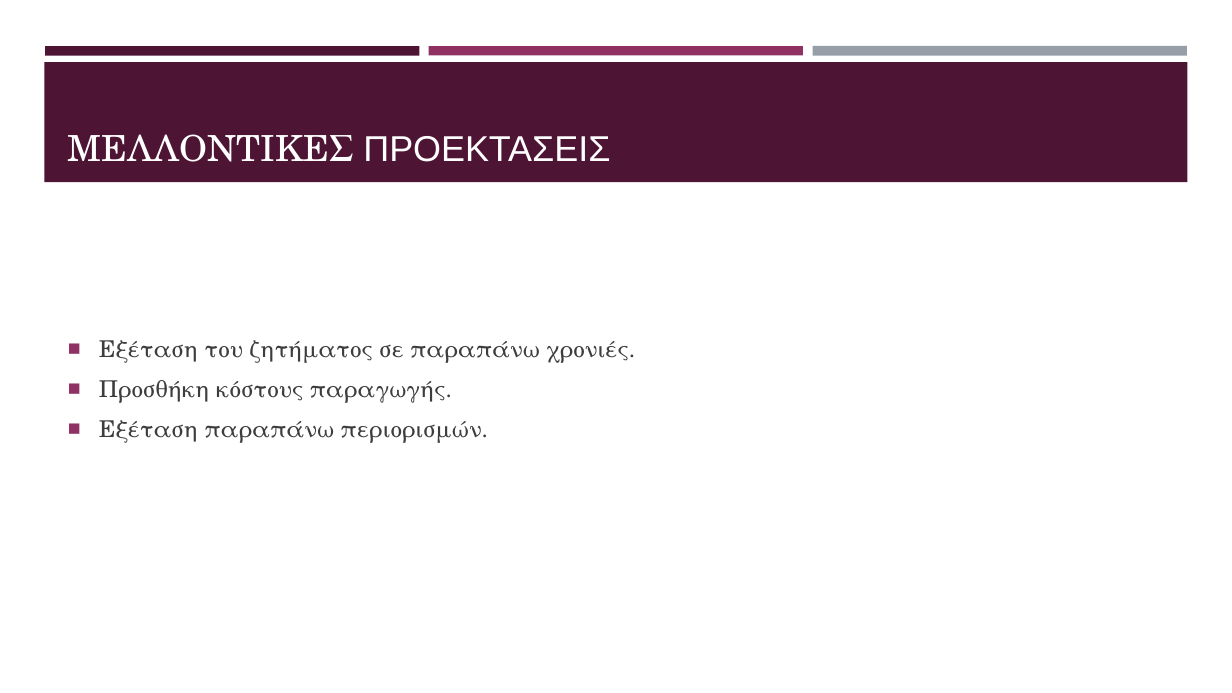
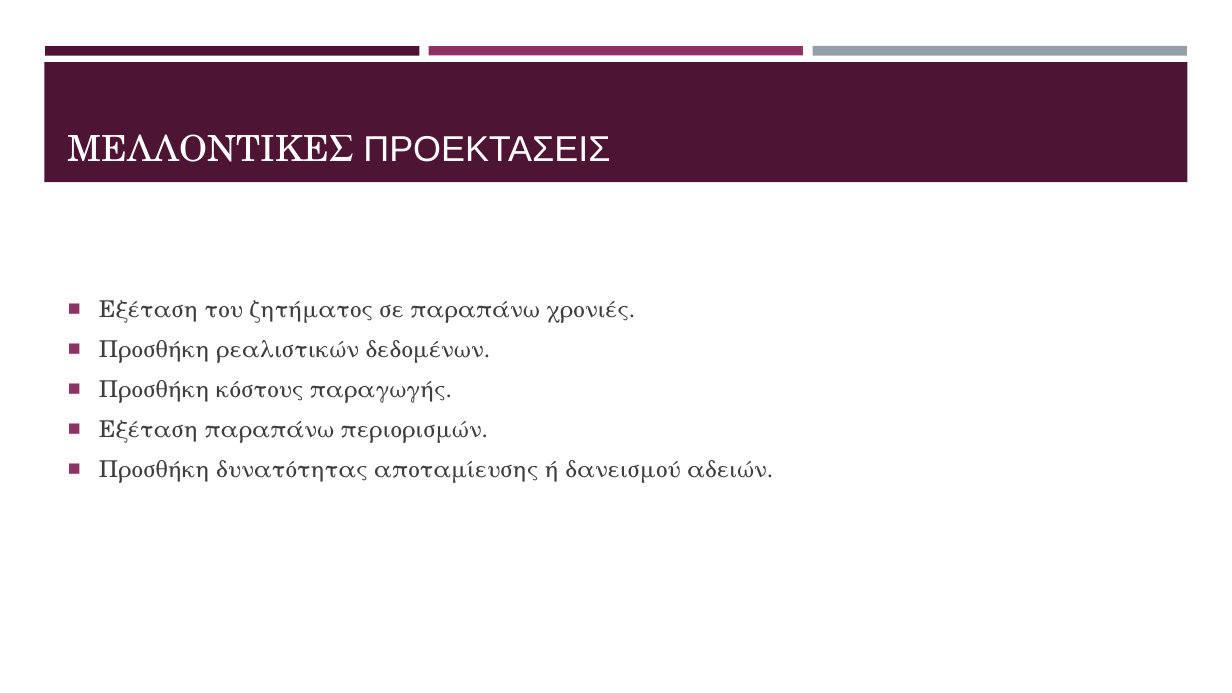
Before and after one commit to kwpap/Diplomatiki_kwpap_step_1, a slide deck: slide 38 of Thesis/Παρουσίαση.pptx (slide 37 before the commit). Drawn at 1232x693 pixels with LibreOffice and Linux fonts; fonts in the diff are those of the drawing. Boxes give left, top, right and bottom in pixels: in the first picture for what was removed or moved away, otherwise in the second. Text is boxed around its words. In the diff, an @@ line names an element or a change of style, - is before the commit and + after.

```diff
--- a/Thesis/Παρουσίαση.pptx
+++ b/Thesis/Παρουσίαση.pptx
@@ text at [99,340,491,363]: paragraph added @@
+■ Προσθήκη ρεαλιστικών δεδομένων.
@@ text at [99,460,773,483]: paragraph added @@
+■ Προσθήκη δυνατότητας αποταμίευσης ή δανεισμού αδειών.
```
Also in this commit, not shown: 11 other slides changed, 2 slides added, 1 slide removed.
